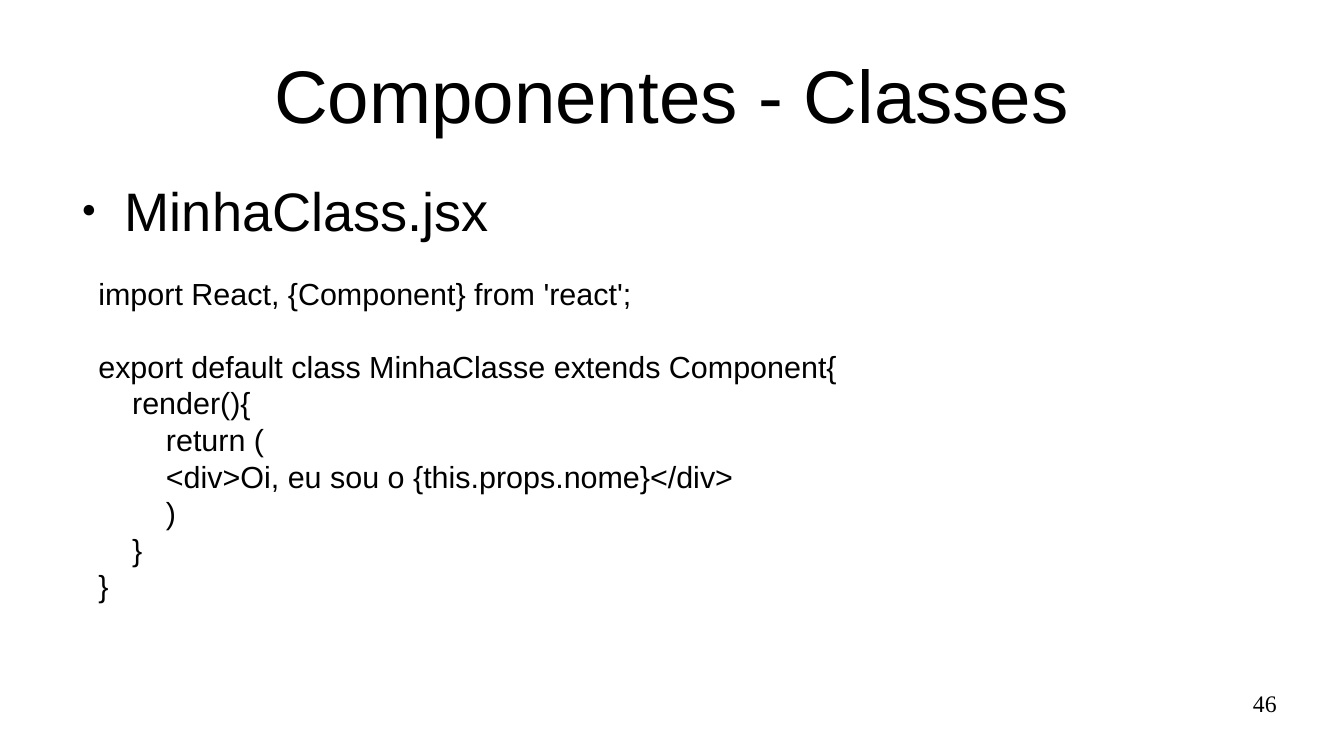
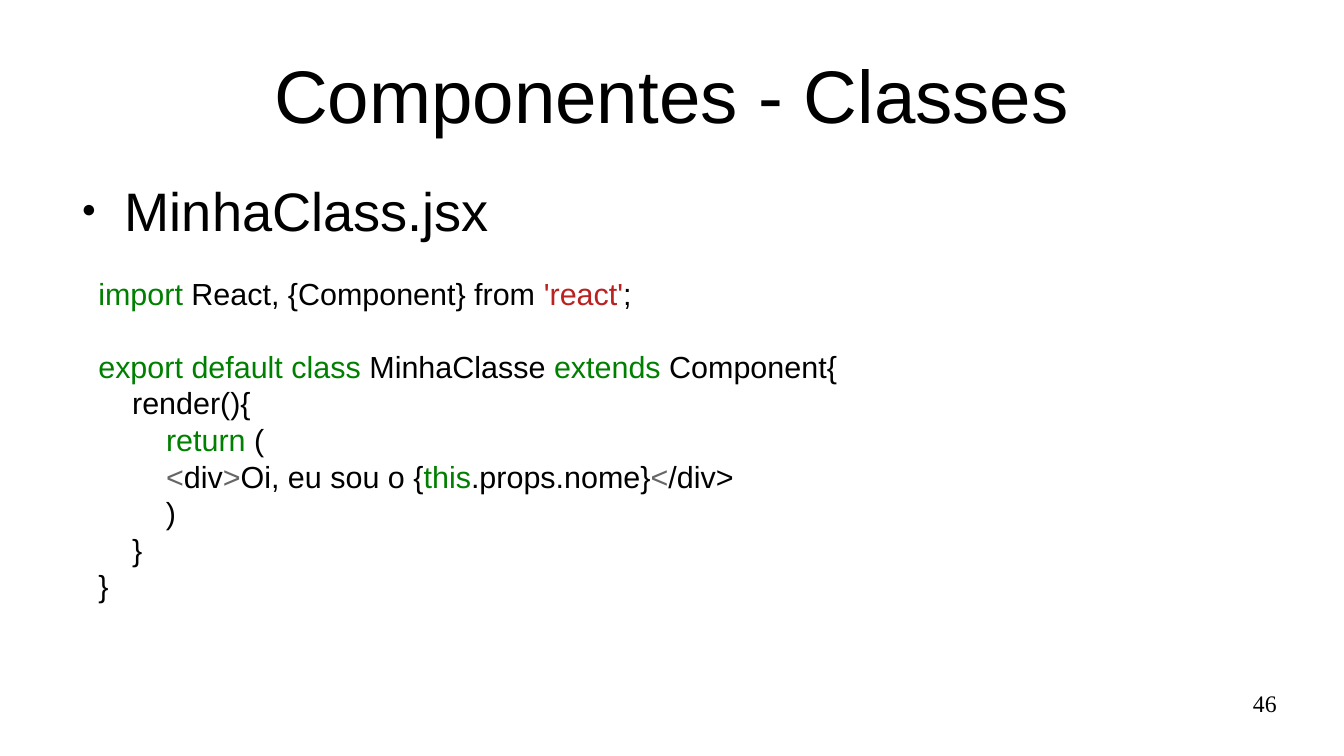
Before and after one commit to Marques-Dev/WEB_2020-1, a slide deck: slide 46 of SLIDES/aula01.odp. Drawn at 1344x756 pixels with LibreOffice and Linux fonts; fonts in the diff are those of the drawing. Boxes give left, top, right and bottom in pixels: in the first picture for what was removed or moved away, otherwise in the second. Text is boxed around its words. In the diff, an @@ line names an element or a change of style, - is before the commit and + after.

```diff
--- a/SLIDES/aula01.odp
+++ b/SLIDES/aula01.odp
@@ text at [98,283,837,493]: text colour #000000 to #008000 in "import", "export default class extends", "return", "{this.props.nome}</div>"; text colour #000000 to #BA2121 in "'react';"; text colour #000000 to #666666 in "<div>Oi, {this.props.nome}</div>" @@
```
Also in this commit, not shown: 2 other slides changed, 1 other file.
